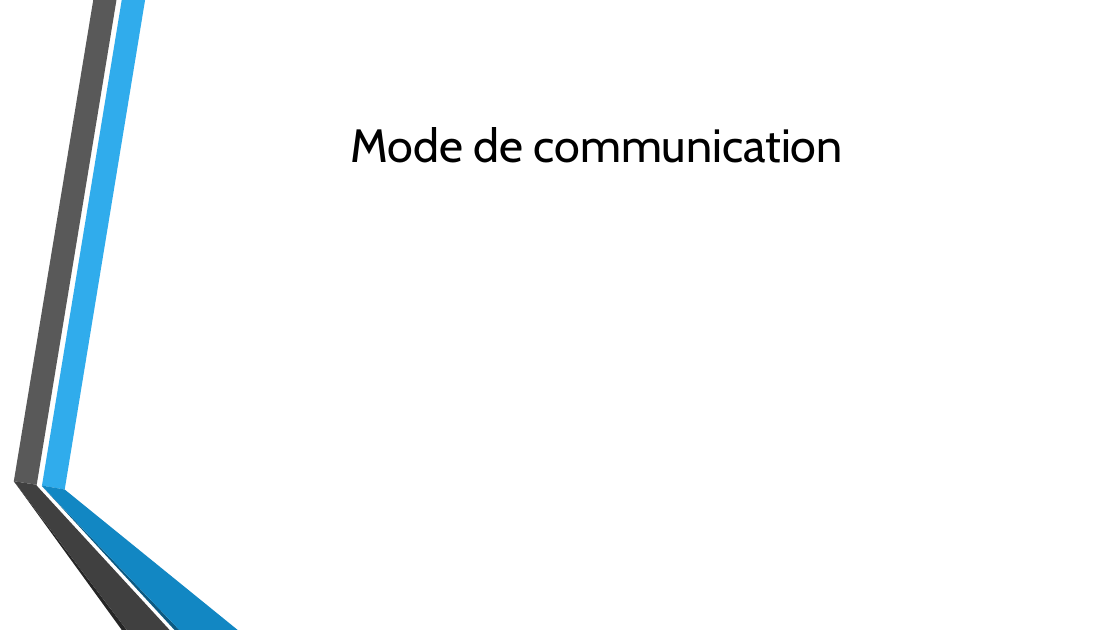
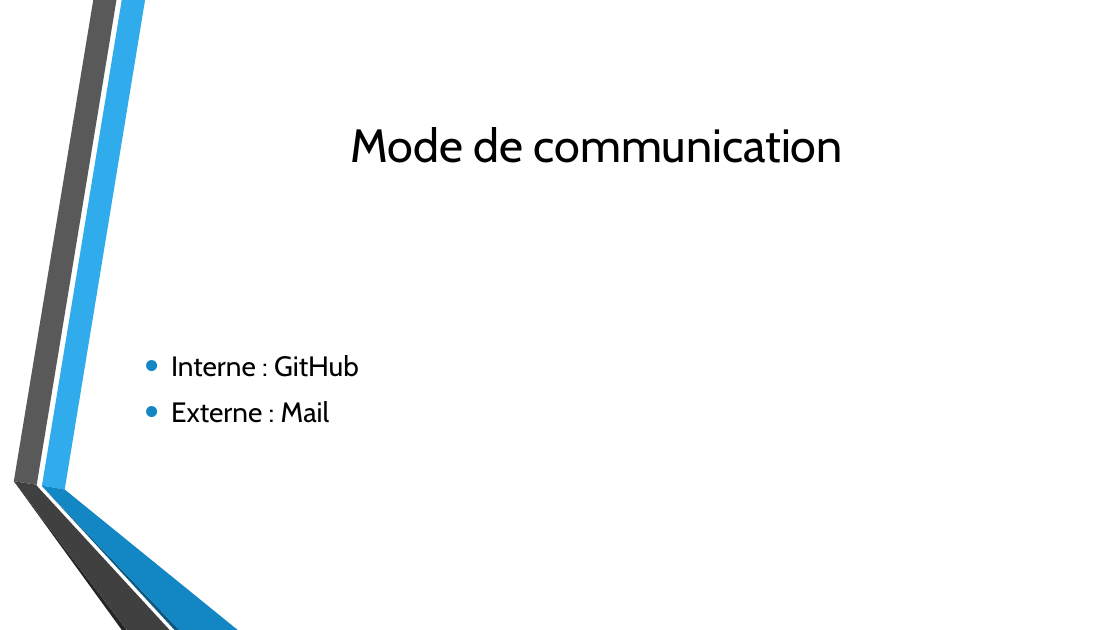
Before and after one commit to Bugro/CUBI, a slide deck: slide 6 of Com/Création et Utilisation d’un Billard Intelligent.pptx. Drawn at 1120x630 pixels with LibreOffice and Linux fonts; fonts in the diff are those of the drawing; background and template pictures are left out. Boxes give left, top, right and bottom in pixels: in the first picture for what was removed or moved away, otherwise in the second. Text is boxed around its words. In the diff, an @@ line names an element or a change of style, - is before the commit and + after.

```diff
--- a/Com/Création et Utilisation d’un Billard Intelligent.pptx
+++ b/Com/Création et Utilisation d’un Billard Intelligent.pptx
@@ text added at (x1=171, y1=355, x2=359, y2=423), 24 pt, text #000000 @@
+• Interne : GitHub
+• Externe : Mail
```
Also in this commit, not shown: 2 other slides changed, 1 other file.
